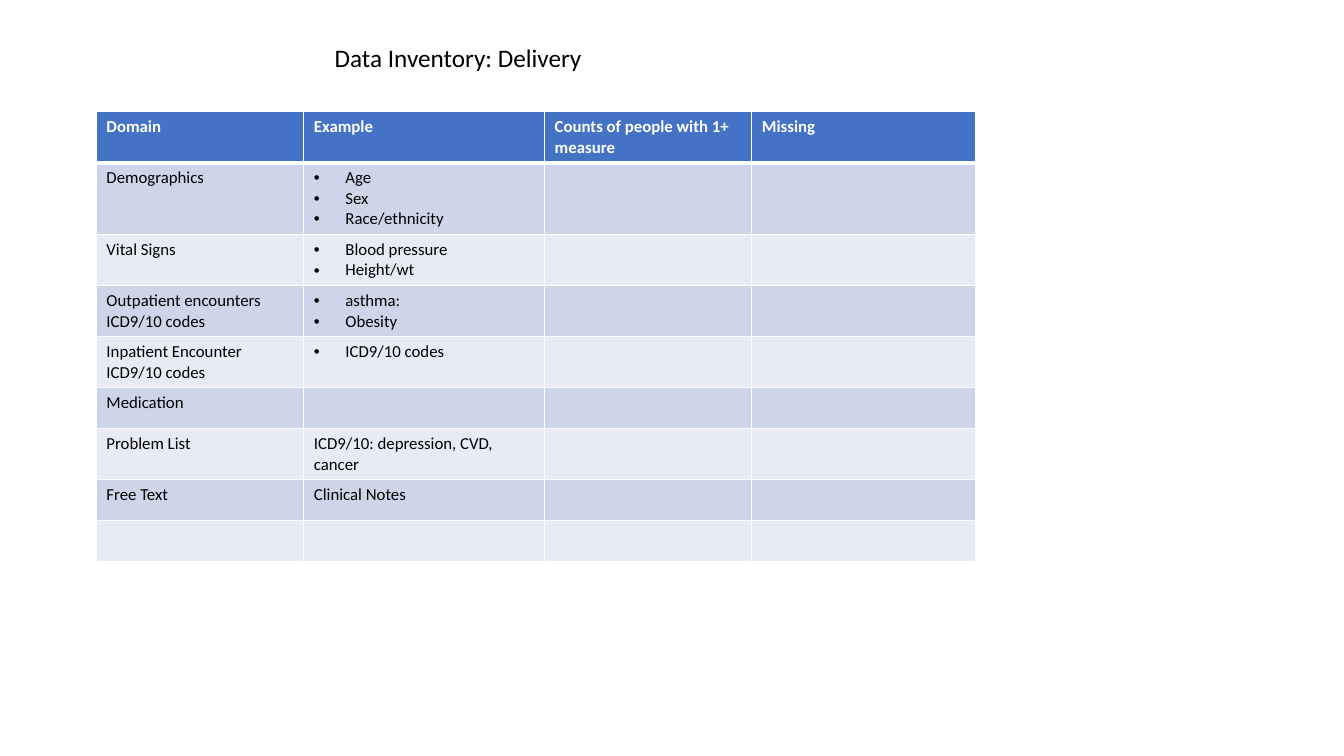
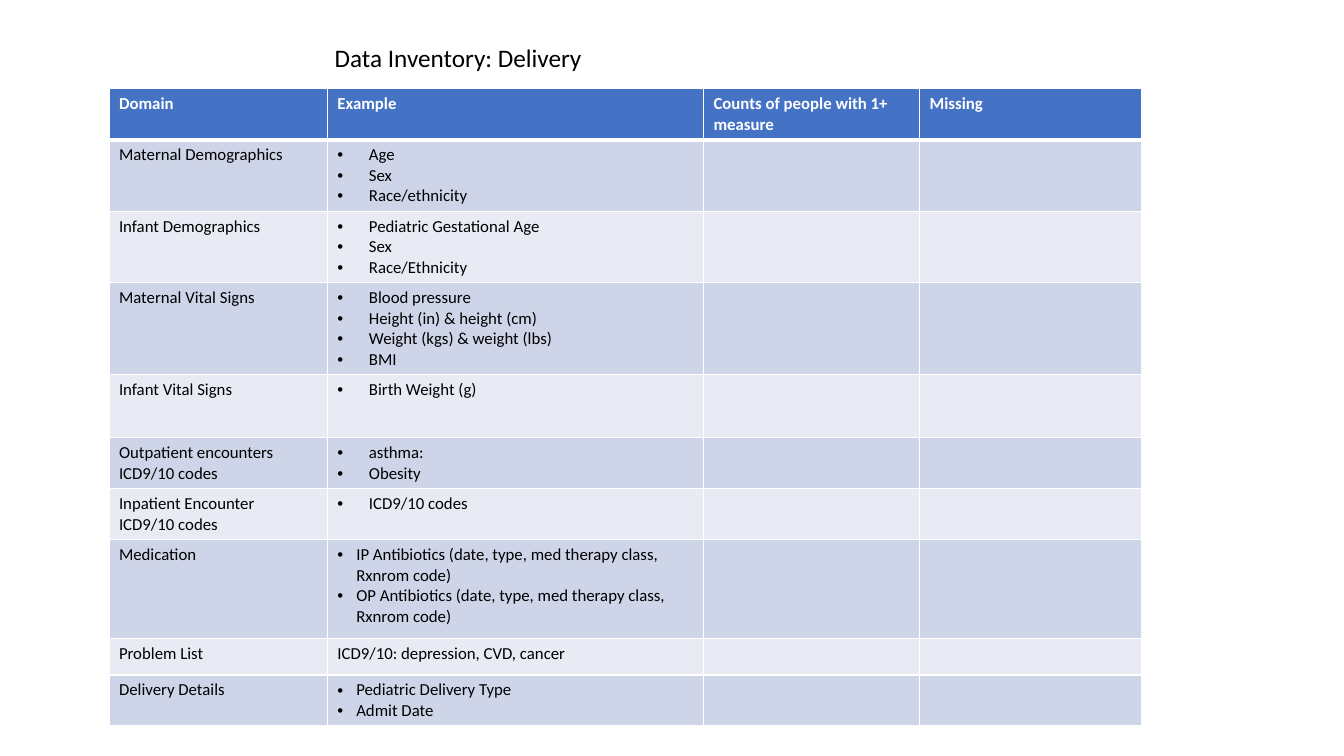
Before and after one commit to lemaslab/ehr-database, a slide deck: slide 8 of presentation/data_inventory_figures.pptx. Drawn at 1344x756 pixels with LibreOffice and Linux fonts; fonts in the diff are those of the drawing. Boxes give left, top, right and bottom in pixels: in the first picture for what was removed or moved away, otherwise in the second. Text is boxed around its words. In the diff, an @@ line names an element or a change of style, - is before the commit and + after.

```diff
--- a/presentation/data_inventory_figures.pptx
+++ b/presentation/data_inventory_figures.pptx
@@ table at [109,89,1141,720] @@
-row 2: Demographics | Age / Sex / Race/ethnicity |  | 
-row 3: Vital Signs | Blood pressure / Height/wt |  | 
+row 2: Maternal Demographics | Age / Sex / Race/ethnicity |  | 
+row 3: Infant Demographics | Pediatric Gestational Age / Sex / Race/Ethnicity |  | 
+row 4: Maternal Vital Signs | Blood pressure / Height (in) & height (cm) / Weight (kgs) & weight (lbs) / BMI |  | 
+row 5: Infant Vital Signs | Birth Weight (g) |  | 
-row 8, column 2: 
+row 8, column 2: IP Antibiotics (date, type, med therapy class, Rxnrom code) / OP Antibiotics (date, type, med therapy class, Rxnrom code)
-row 8: Free Text | Clinical Notes |  | 
-row 9:  |  |  | 
+row 10: Delivery Details | Pediatric Delivery Type / Admit Date |  | 
@@ table: place and size @@
-table at [97,112,977,558]
+table at [109,89,1141,720]
```
Also in this commit, not shown: 3 other slides changed.
